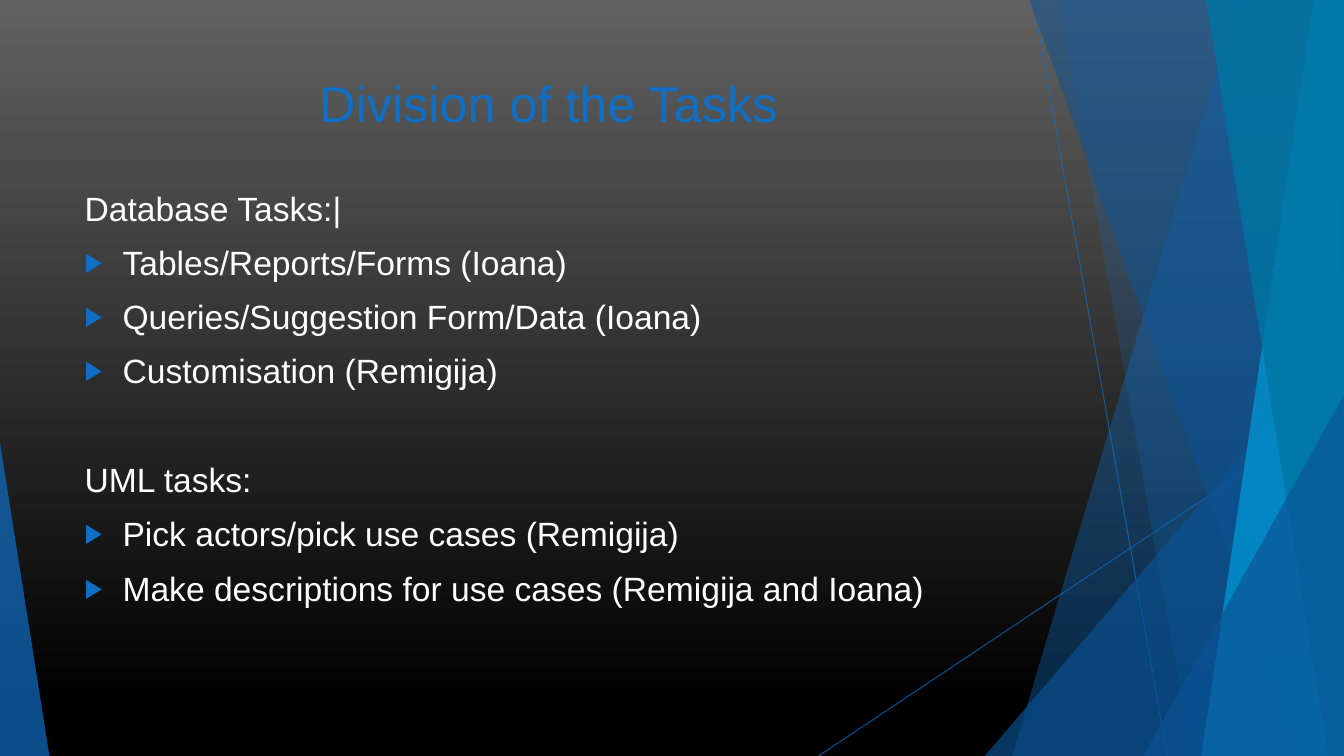
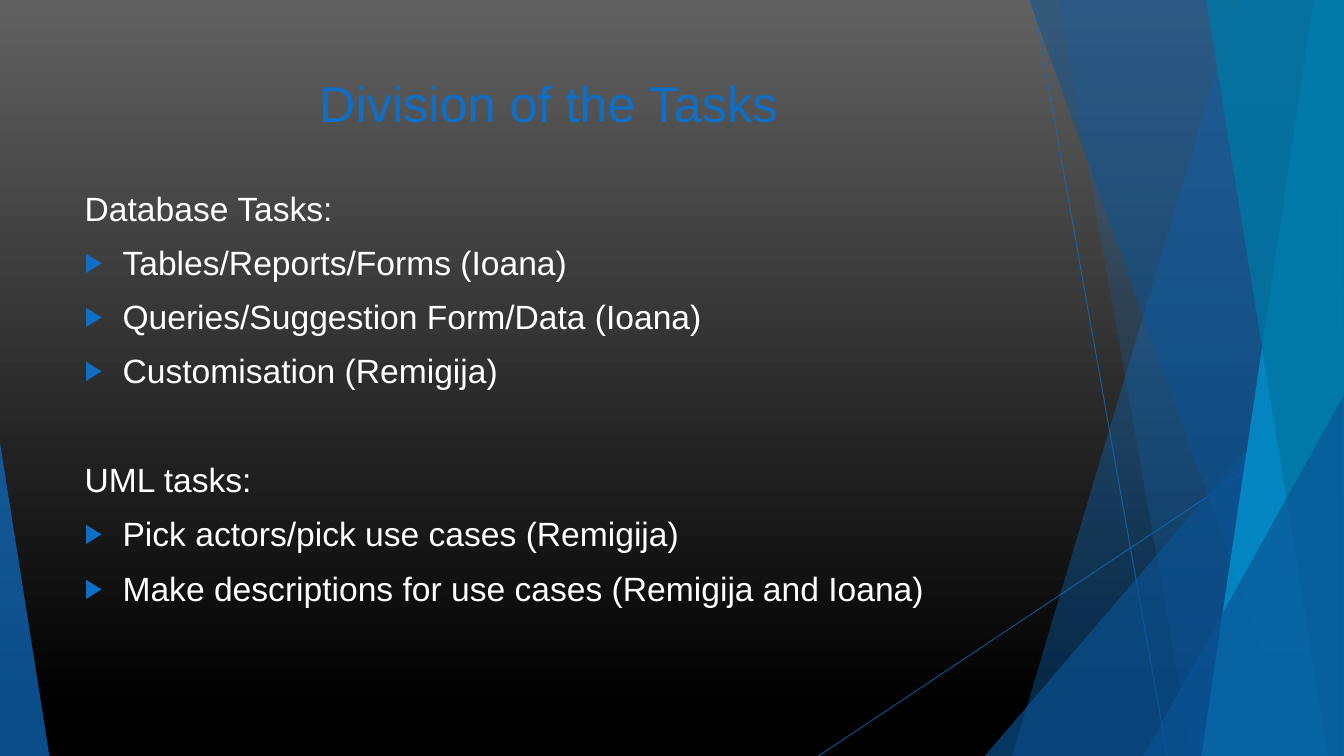
Before and after one commit to RemIgiYa/Project, a slide deck: slide 3 of MCTV Limited presentation.pptx. Drawn at 1344x756 pixels with LibreOffice and Linux fonts; fonts in the diff are those of the drawing. Boxes give left, top, right and bottom in pixels: in the first picture for what was removed or moved away, otherwise in the second. Text is boxed around its words. In the diff, an @@ line names an element or a change of style, - is before the commit and + after.

```diff
--- a/MCTV Limited presentation.pptx
+++ b/MCTV Limited presentation.pptx
@@ text at (85,196,332,222): text changed @@
-Database Tasks:|
+Database Tasks:
```
Also in this commit, not shown: 2 slides added, 2 slides removed.
